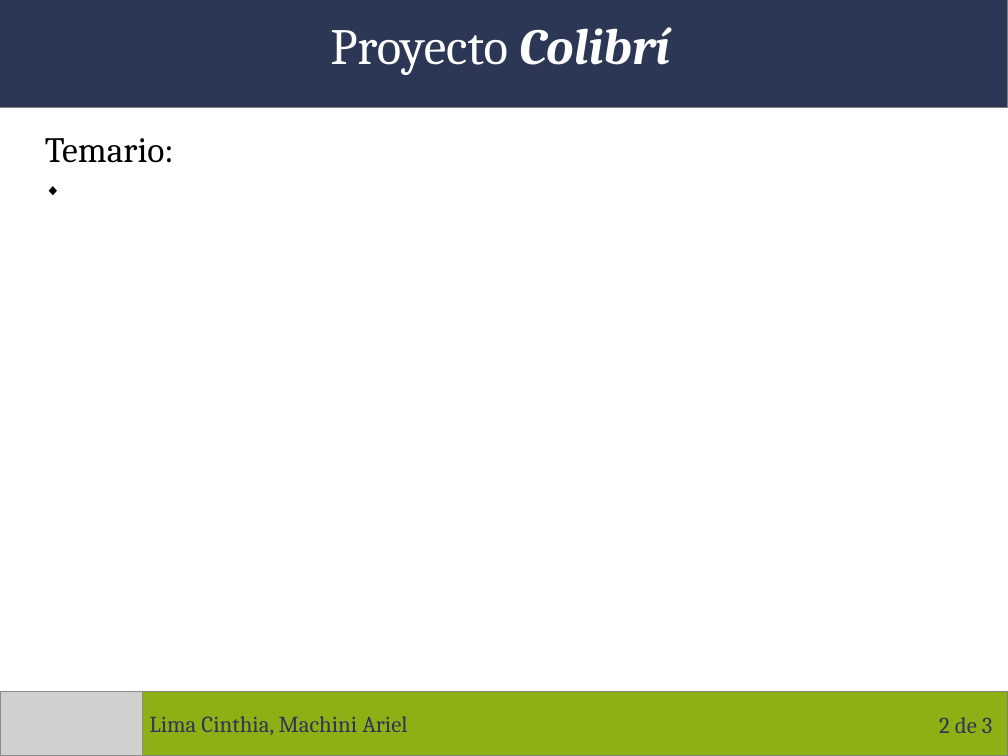
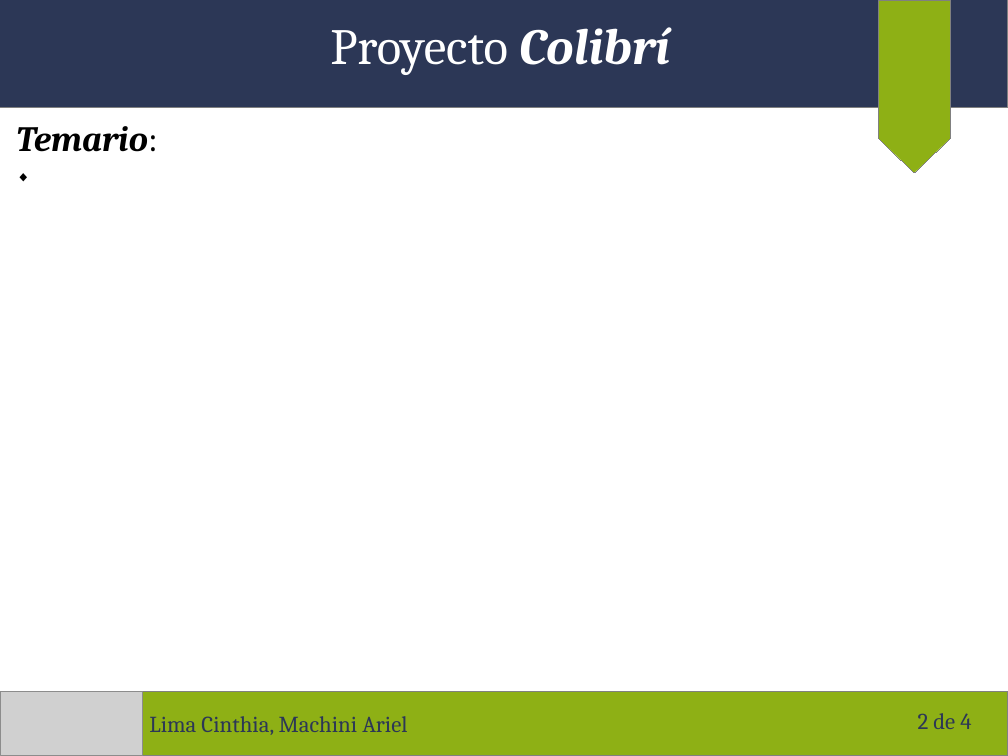
Before and after one commit to arielmachini/Caciar, a slide deck: slide 2 of Plantilla y utilidades/Plantilla de presentaciones.odp. Drawn at 1008x756 pixels with LibreOffice and Linux fonts; fonts in the diff are those of the drawing; grey boxes stand for pictures. Boxes give left, top, right and bottom in pixels: in the first picture for what was removed or moved away, otherwise in the second. Text is boxed around its words. In the diff, an @@ line names an element or a change of style, - is before the commit and + after.

```diff
--- a/Plantilla y utilidades/Plantilla de presentaciones.odp
+++ b/Plantilla y utilidades/Plantilla de presentaciones.odp
@@ flow chart offpage connector added at box(879, 0, 951, 173), fill #8EB015, outline #808080 0 pt @@
@@ text "Temario:": place and size @@
-text "Temario:" at box(45, 138, 174, 163)
+text "Temario:" at box(16, 126, 158, 152)
@@ text "Temario:" at box(16, 126, 158, 152): bold on, italic on in "Temario:" @@
@@ page number at box(918, 713, 971, 729): text changed @@
-2 de 3
+2 de 4
```
Also in this commit, not shown: 2 other slides changed, 1 slide added, 1 other file.
